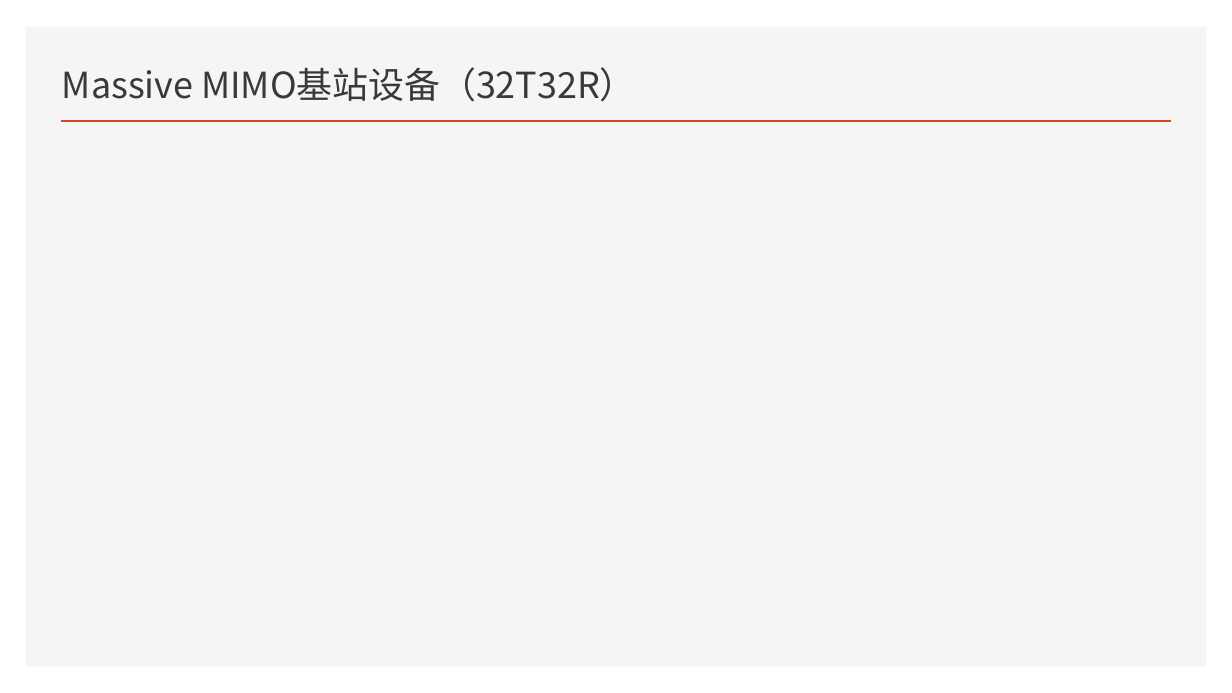
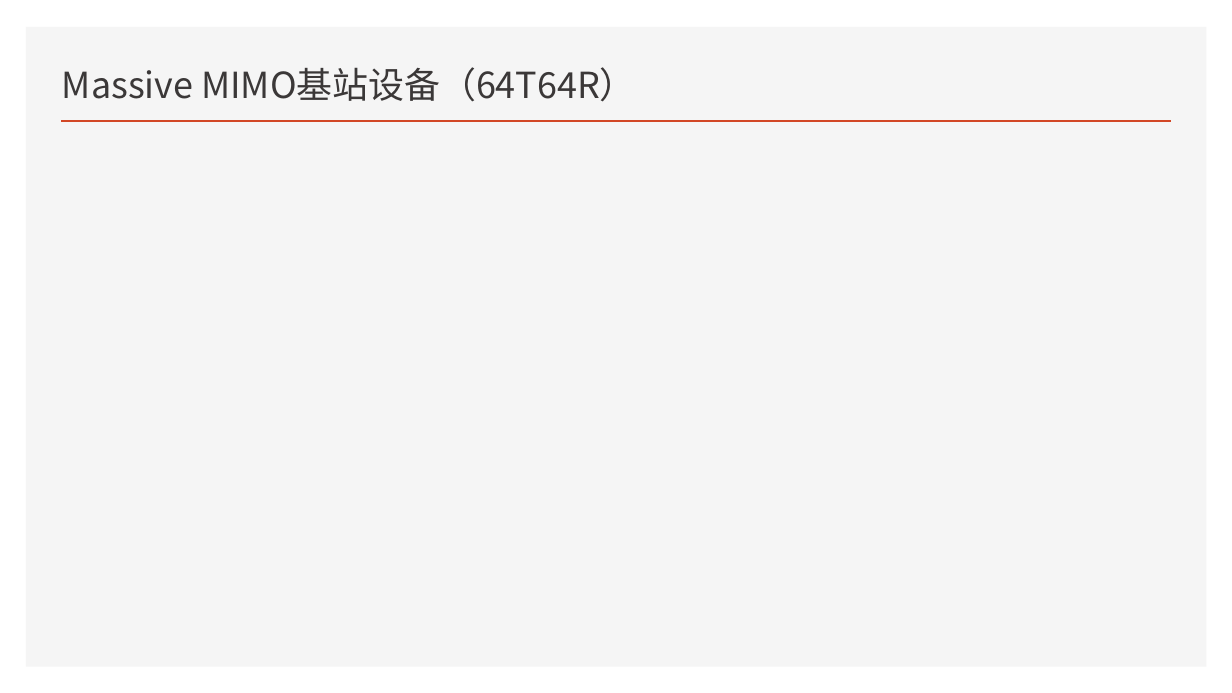
Before and after one commit to eliuwei/eliuwei.github.io, a slide deck: slide 14 of HARDWARE/06 时钟/Massive MIMO基站设备时钟方案.pptx (slide 11 before the commit). Drawn at 1232x693 pixels with LibreOffice and Linux fonts; fonts in the diff are those of the drawing. Boxes give left, top, right and bottom in pixels: in the first picture for what was removed or moved away, otherwise in the second. Text is boxed around its words. In the diff, an @@ line names an element or a change of style, - is before the commit and + after.

```diff
--- a/HARDWARE/06 时钟/Massive MIMO基站设备时钟方案.pptx
+++ b/HARDWARE/06 时钟/Massive MIMO基站设备时钟方案.pptx
@@ title at [62, 67, 636, 102]: text changed @@
-Massive MIMO基站设备（32T32R）
+Massive MIMO基站设备（64T64R）
```
Also in this commit, not shown: 7 other slides changed, 4 slides added, 1 slide removed, 1 other file.
